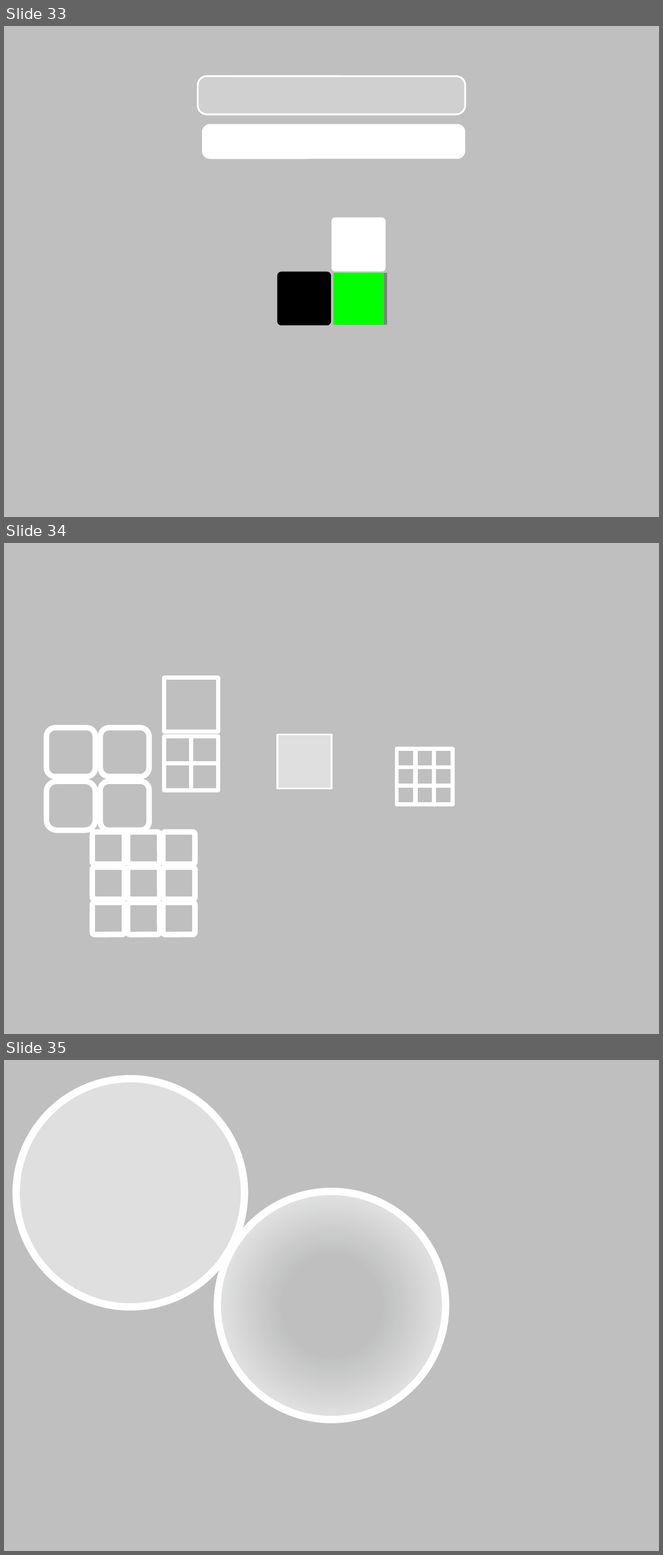
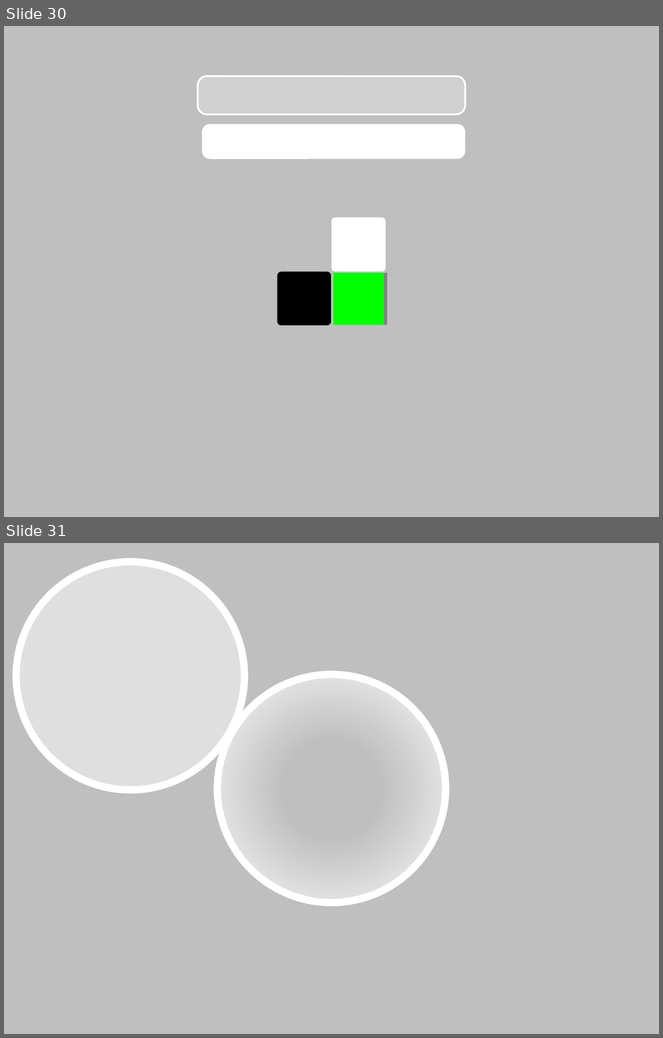
Before and after one commit to bronzdev/BatHit, a slide deck: Assets/Textures/TextureIcons.pptx. Shown one above the other, each under a label of ours: slides 33, 34 and 35 before the commit, slides 30 and 31 after it. The pictures are 663x1555 and 663x1038 pixels, drawn with LibreOffice and Linux fonts; fonts in the diff are those of the drawing. Boxes give left, top, right and bottom in pixels: in the first picture for what was removed or moved away, otherwise in the second. Text is boxed around its words. In the diff, an @@ line names an element or a change of style, - is before the commit and + after.

```diff
--- a/Assets/Textures/TextureIcons.pptx
+++ b/Assets/Textures/TextureIcons.pptx
@@ slide 34 removed at box(4, 543, 659, 1034), background #BFBFBF @@
@@ rectangle removed at box(164, 678, 218, 732) @@
@@ rectangle removed at box(277, 734, 332, 788) @@
@@ group removed at box(164, 736, 218, 790): 4 rectangles @@
@@ group removed at box(47, 728, 150, 831): 4 rounded rectangles @@
@@ group removed at box(397, 749, 453, 805): 9 rectangles @@
@@ group removed at box(92, 832, 195, 935): 9 rounded rectangles @@
@@ what was slide 33 is now slide 30 @@
@@ what was slide 35 is now slide 31 @@
```
Also in this commit, not shown: 1 slide changed, 5 other slides removed, 24 other files.
